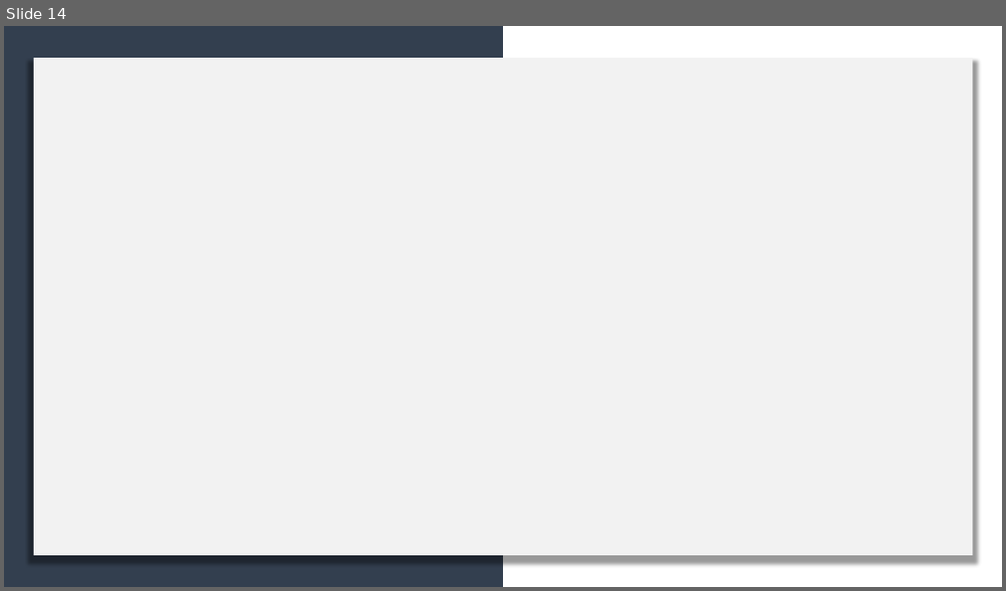
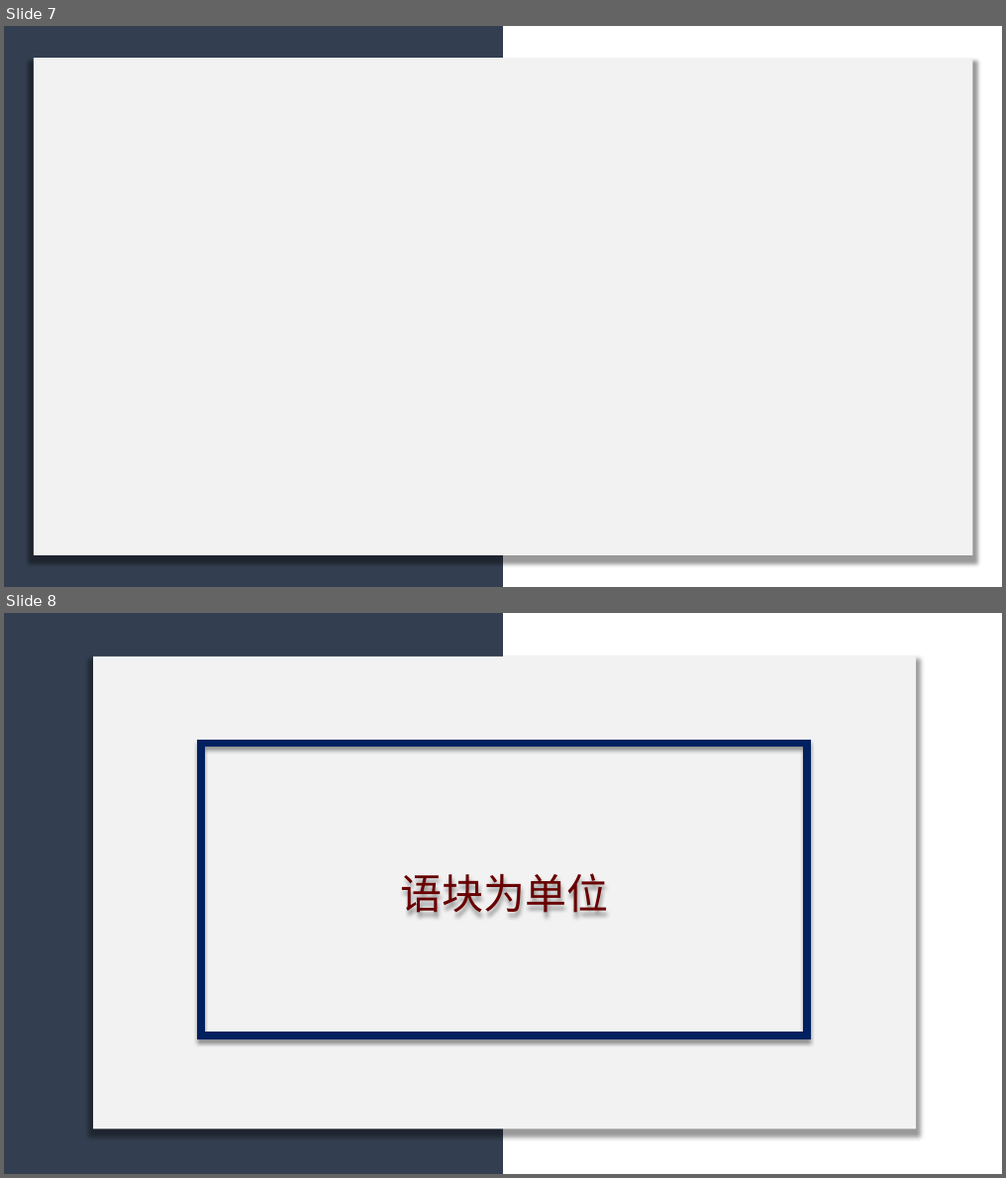
Before and after one commit to licheng0573/RosettaStone, a slide deck: 二组展示_10_24.pptx. Shown one above the other, each under a label of ours: slide 14 before the commit, slides 7 and 8 after it. The pictures are 1006x591 and 1006x1178 pixels, drawn with LibreOffice and Linux fonts; fonts in the diff are those of the drawing. Boxes give left, top, right and bottom in pixels: in the first picture for what was removed or moved away, otherwise in the second. Text is boxed around its words. In the diff, an @@ line names an element or a change of style, - is before the commit and + after.

```diff
--- a/二组展示_10_24.pptx
+++ b/二组展示_10_24.pptx
@@ slide 8 added at <box>4,613,1002,1174</box>, background #FFFFFF @@
@@ rectangle added at <box>4,613,503,1174</box>, fill #333F50 @@
@@ rectangle added at <box>93,657,916,1130</box>, fill #F2F2F2 @@
@@ rectangle added at <box>201,744,807,1036</box>, outline #002060 7.5 pt @@
@@ text added at <box>401,873,609,915</box>, 40 pt, text #680000 @@
+语块为单位
@@ what was slide 14 is now slide 7 @@
```
Also in this commit, not shown: 10 slides changed, 9 other slides added, 8 slides removed, 2 other files.
